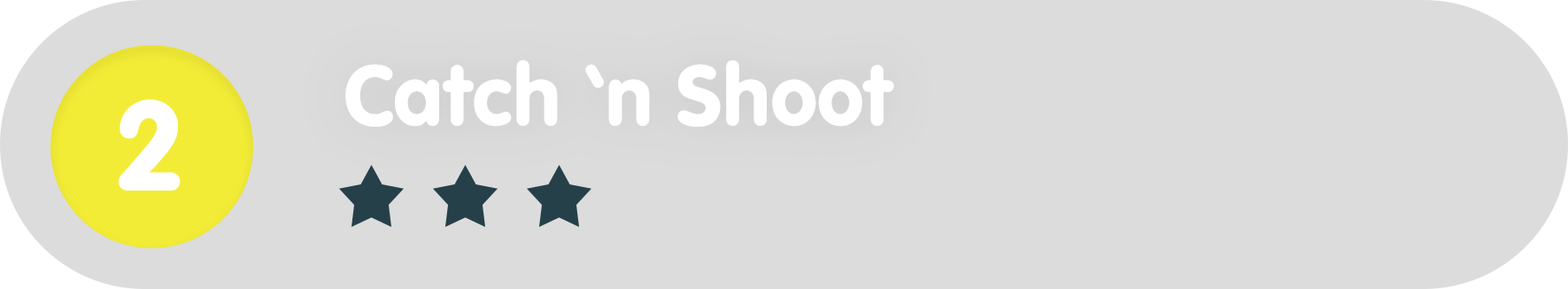
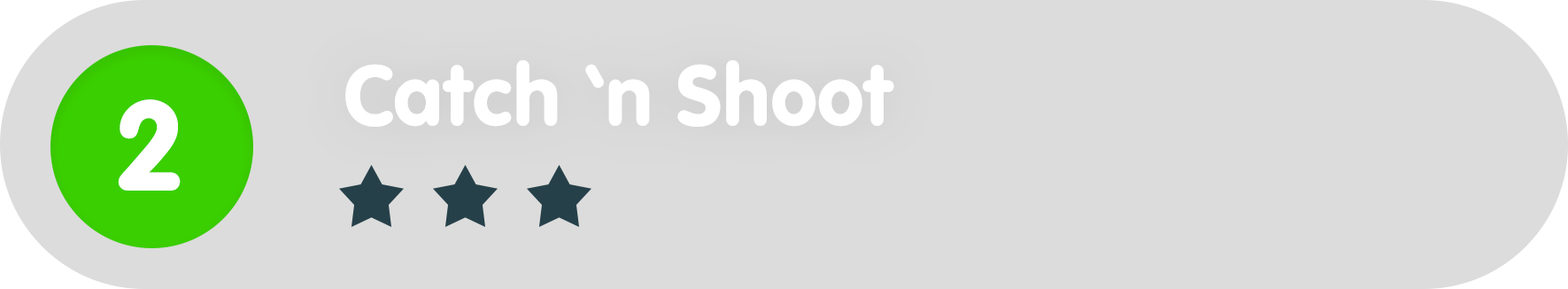
Revision of a layered 1568 × 289 image; what changed, layer by layer:
painted on "Ellipse_green" over (50, 45, 254, 248)
